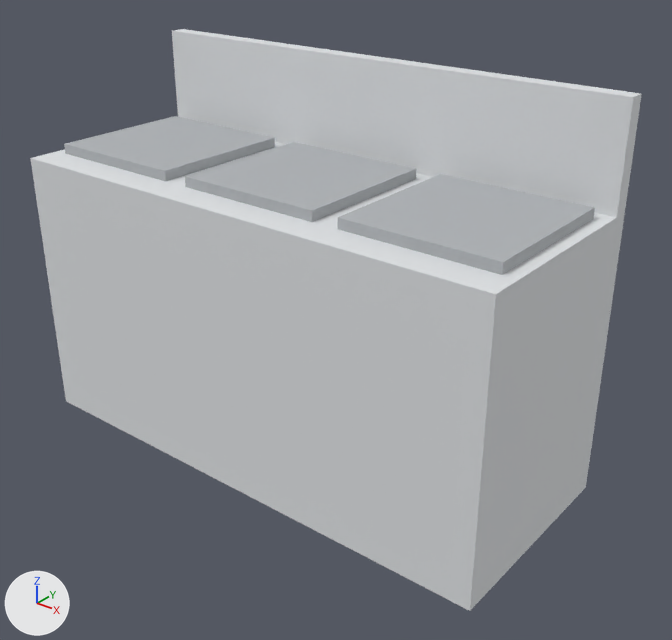
An edit to the glTF model assets/glb/three_comp_sink.glb, drawn before and after from the same camera.
The view is the same before and after, from a camera (50 mm lens) standing at (1.635, -1.893, 1.637) and looking at (0.109, 0.013, 0.455). Every picture has the same lights, and +X, +Y and +Z are marked at lower left. The picture after the commit comes second. Where no turn or scale is listed for an object, it has been applied to the vertices. Vertices at exactly the same position are counted once.

Objects in the first picture: 'geometry_0_c0', 'geometry_0_c1'.
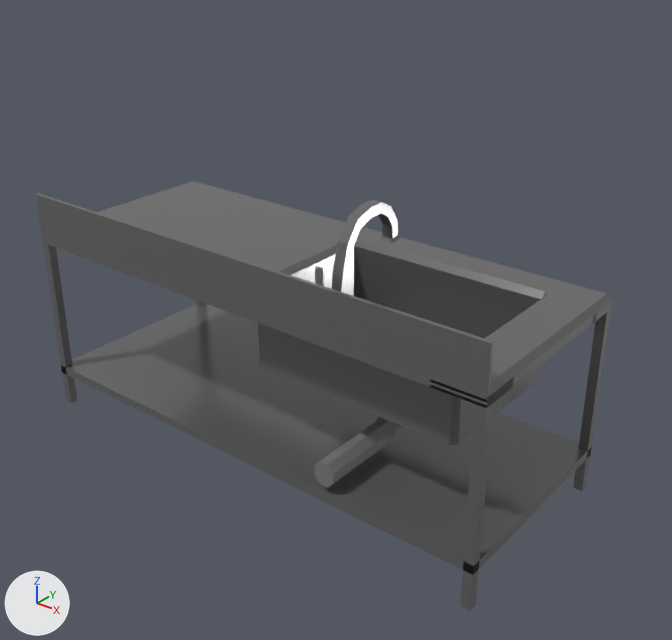
The change in detail:
Material 'Part1Mtl' (mat_part1mtl) is new.
Its base color is (0.188, 0.188, 0.188) (grey #787878).
Its metallic is 0.462.
Its roughness is 0.2.
Material 'Part19Mtl' (mat_part19mtl) is new.
Its base color is (0.188, 0.188, 0.188) (grey #787878).
Its roughness is 0.6.
Material 'Union1Mtl' (mat_union1mtl) is new.
Its base color is (0.188, 0.188, 0.188) (grey #787878).
Its roughness is 0.6.
me_geometry_0_c1 is used by ob_geometry_0_c1; location (0.0, 0.0, 0.0).
me_geometry_0_c1 had 14 vertices, 24 faces and spanned x -0.8..0.8, y -0.32..0.32, z 0.0..1.15.
me_geometry_0_c1 no longer uses material mat_material_1 (white #e0e3e5).
me_geometry_0_c1 now has 598 vertices, 999 faces and spans x -5.03..5.03, y -2.15..2.15, z 0.0..4.83.
me_geometry_0_c1 part 1: 14 vertices removed from x -0.8..0.8, y -0.32..0.32, z 0.0..1.15; 598 vertices added at x -5.03..5.03, y -2.15..2.15, z 0.0..4.83.
me_geometry_0_c1 gains material mat_part1mtl (grey #787878).
Mesh me_commercial_sink_2 is new.
It is a box spanning x 0.2718..0.2905, y -0.2715..-0.2639, z 0.6582..0.7559.
It uses material mat_part19mtl (grey #787878).
Mesh me_commercial_sink_0 is new.
It has 380 vertices, 670 faces and spans x 0.302..0.374, y -0.324..0.034, z 0.163..0.368.
It uses material mat_union1mtl (grey #787878).
Object 'geometry_0_c0' (ob_geometry_0_c0) is deleted.
Object 'geometry_0_c1' (ob_geometry_0_c1) is rescaled from (1.0, 1.0, 1.0) to (0.159, 0.151, 0.186).
Object 'commercial_sink_2_n0' (ob_commercial_sink_2_n0) is new; it shows me_commercial_sink_2.
Its location is (0.0, 0.0, 0.0).
Object 'commercial_sink_0_n0' (ob_commercial_sink_0_n0) is new; it shows me_commercial_sink_0.
Its location is (0.0, 0.0, 0.0).

What differs and where, as boxes [x1, y1, x2, y2] in the pictures (672 x 640 px):
'geometry_0_c1', reshaped, rescaled, recoloured (white to grey, 26% shorter): before [30, 29, 642, 611]; after [36, 181, 612, 611]
'geometry_0_c0', deleted: before [64, 116, 595, 275]
'commercial_sink_0_n0', added: after [314, 416, 401, 488]
'commercial_sink_2_n0', added: after [315, 266, 323, 286]
